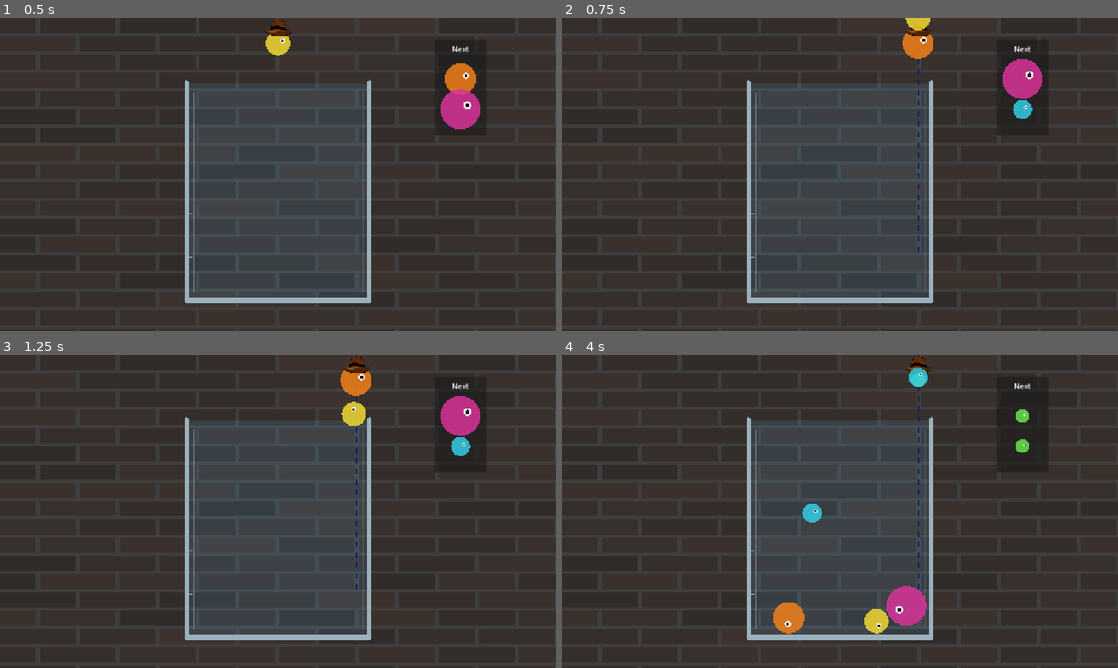
Above: before the commit, frames 1-4 (two rows, left to right).
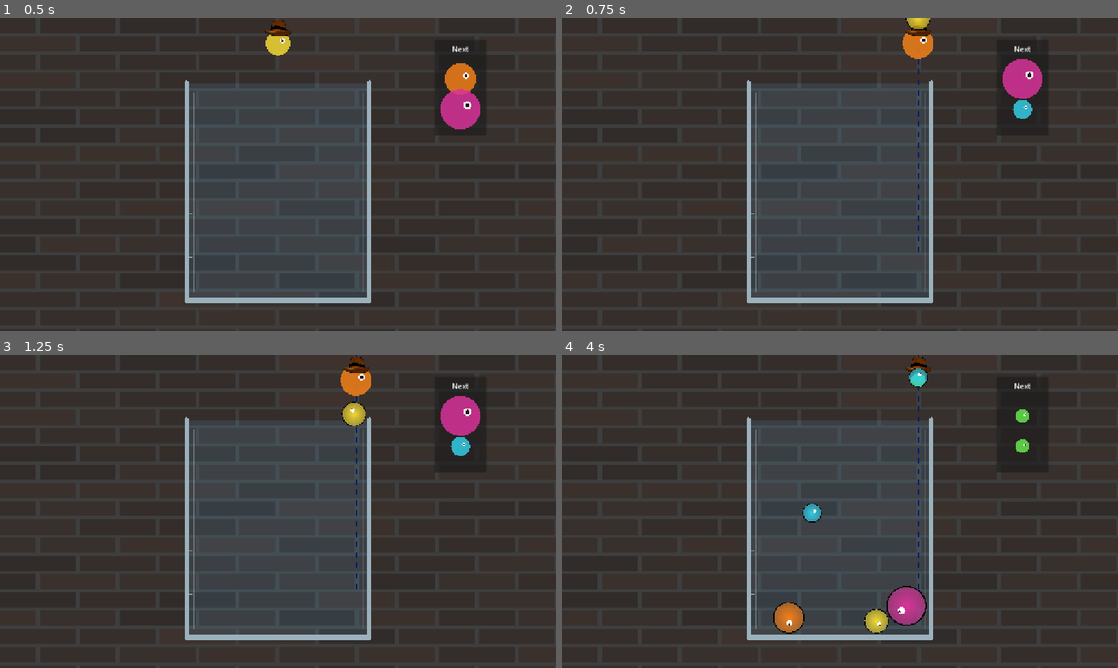
Above: after the commit, the same moments.

Repository: broli/oozecrawler
Game: Godot game, scene res://scenes/Core/main.tscn
The game is run twice, just before and just after one commit, with the same random seed, the same clock (stepped at 60 frames per second) and the same inputs. The project has no main scene, so this scene is started directly.
Inputs (mouse positions are in pixels of both pictures, inside the frame that each line leads up to):
- Up to frame 1 (0.5 s): no input
- Up to frame 2 (0.75 s): tap Enter at 0.5 s; move the mouse to (962, 158) at 0.52 s; click (962, 158) at 0.67 s
- Up to frame 3 (1.25 s): no input
- Up to frame 4 (4 s): move the mouse to (728, 527) at 1.27 s; click (728, 527) at 1.42 s; move the mouse to (895, 442) at 2.02 s; click (895, 442) at 2.17 s; move the mouse to (812, 574) at 2.77 s; click (812, 574) at 2.92 s; move the mouse to (1006, 558) at 3.52 s; click (1006, 558) at 3.67 s

Frame 1 is identical in both runs. In frame 2, less than 0.1% of the frame differs, in the area x 61-67%, y 0-4%; in frame 3, 0.2%; in frame 4, 1.1%, in the area x 38-66%, y 4-90%.

Commit message:
feat(slime): implement canvas shader for slime body and eye rendering

Diff:
--- /dev/null
+++ b/Shaders/slime.gdshader
@@ -0,0 +1,44 @@
+shader_type canvas_item;
+
+// The base color passed from the editor or GDScript
+uniform vec4 base_color : source_color = vec4(0.3, 0.85, 0.3, 1.0);
+
+void fragment() {
+    vec2 center = vec2(0.5);
+    float dist = distance(UV, center);
+
+    if (dist > 0.5) {
+        // 1. Outside the circle -> completely invisible
+        COLOR = vec4(0.0);
+
+    }
+    else if (dist >= 0.47) {
+        // 2. Thick black border (outer rim)
+        COLOR = vec4(0.0, 0.0, 0.0, 1.0);
+    }
+    else {
+        // 3. Slime Body: Alpha grows from 0.0 at center to 0.5 at the border
+        float body_progress = dist / 0.38; // 0.0 at center, 1.0 at border edge
+        //float alpha = body_progress * 0.5;  // Scales up to 50% alpha
+		float alpha = mix(1.0,0.65,body_progress);
+        vec4 current_color = vec4(base_color.rgb, alpha);
+
+        // 4. The Eye (offset to top-right)
+        vec2 eye_pos = vec2(0.62, 0.38); //white eyeball
+		//pupil nudge
+		vec2 pupil_pos = eye_pos + vec2(0.05,-0.035);
+		//calc dist
+        float eye_dist = distance(UV, eye_pos);
+		float pupil_dist = distance(UV,pupil_pos);
+
+        if (pupil_dist < 0.03) {
+            // Inner pupil: solid black
+            current_color = vec4(0.0, 0.0, 0.0, 1.0);
+        } else if (eye_dist < 0.09) {
+            // Outer eye: solid white
+            current_color = vec4(1.0, 1.0, 1.0, 1.0);
+        }
+
+        COLOR = current_color;
+    }
+}
--- a/scenes/slimes/slime.tscn
+++ b/scenes/slimes/slime.tscn
@@ -1,6 +1,7 @@
 [gd_scene format=3 uid="uid://ctrnctwpdt5r6"]
 
 [ext_resource type="Script" uid="uid://bfx8115wfwwxr" path="res://scripts/Slimes/slime.gd" id="1_22mvs"]
+[ext_resource type="Shader" uid="uid://qikhvu7oy3m1" path="res://Shaders/slime.gdshader" id="2_5rpp1"]
 
 [sub_resource type="PhysicsMaterial" id="PhysicsMaterial_ktxv1"]
 friction = 0.15
@@ -8,6 +9,10 @@
 
 [sub_resource type="CircleShape2D" id="CircleShape2D_ktxv1"]
 radius = 20.0
+
+[sub_resource type="ShaderMaterial" id="ShaderMaterial_ktxv1"]
+shader = ExtResource("2_5rpp1")
+shader_parameter/base_color = Color(0.3, 0.85, 0.3, 1)
 
 [node name="Slime" type="RigidBody2D" unique_id=1177499602]
 physics_material_override = SubResource("PhysicsMaterial_ktxv1")
@@ -18,10 +23,15 @@
 linear_damp = 3.0
 angular_damp = 0.3
 script = ExtResource("1_22mvs")
-pop_intensity_min = -50.0
-pop_intensity_max = 50.0
 angular_velocity_min = -5.0
 angular_velocity_max = 5.0
 
 [node name="CollisionShape2D" type="CollisionShape2D" parent="." unique_id=741467764]
 shape = SubResource("CircleShape2D_ktxv1")
+
+[node name="ColorRect" type="ColorRect" parent="." unique_id=1700093911]
+material = SubResource("ShaderMaterial_ktxv1")
+offset_left = -20.0
+offset_top = -20.0
+offset_right = 20.0
+offset_bottom = 20.0
--- a/scripts/Slimes/slime.gd
+++ b/scripts/Slimes/slime.gd
@@ -1,9 +1,6 @@
 extends RigidBody2D
 
 class_name Slime
-
-#dont have a clue where to put this
-signal merged (tier_created: int, score_earned: int)
 
 #tier handling
 @export var tier: int = 1
@@ -52,8 +49,8 @@
 	canvas.draw_circle(eye_offset, radius * 0.2, Color(1, 1, 1, 0.9))
 	canvas.draw_circle(eye_offset, radius * 0.1, Color(0, 0, 0, 0.9))
 
-func _draw() -> void:
-	Slime.draw_visual(self, Vector2.ZERO, tier)
+#func _draw() -> void:
+	#Slime.draw_visual(self, Vector2.ZERO, tier)
 
 func _ready() -> void:
 	apply_tier_properties()
@@ -66,7 +63,10 @@
 	if not TIER_DATA.has(tier):
 		return
 
+	#handle for current tier data
 	var data: Dictionary = TIER_DATA[tier]
+
+	Slime.setup_visual($ColorRect,tier,Vector2.ZERO)
 
 	# Update collision radius
 	var col_shape := $CollisionShape2D.shape as CircleShape2D
@@ -129,6 +129,9 @@
 			) * self.mass
 		)#closing vector2
 
+	#score and signaling merge
+	var score: int = TIER_DATA[new_slime.tier]["score"]
+	Events.slime_merged.emit(new_slime.tier,score)
 
 	# Add to scene
 	get_parent().add_child(new_slime)
@@ -137,3 +140,21 @@
 	# Remove old slimes
 	other.queue_free()
 	queue_free()
+
+static func setup_visual(rect: ColorRect, target_tier: int, center: Vector2 = Vector2.ZERO) -> void:
+	if not TIER_DATA.has(target_tier):
+		return
+
+	var radius: float = TIER_DATA[target_tier]["radius"]
+	var diameter: float = radius * 2.0
+
+	# 1. Size and center the rect around the center point
+	rect.size = Vector2(diameter, diameter)
+	rect.position = center - Vector2(radius, radius)
+
+	# 2. Update shader color
+	var mat := rect.material as ShaderMaterial
+	if mat:
+		mat = mat.duplicate() # Creates a private copy for THIS specific rect
+		rect.material = mat
+		mat.set_shader_parameter("base_color", TIER_DATA[target_tier]["color"])
Not shown, added: Shaders/slime.gdshader.uid
